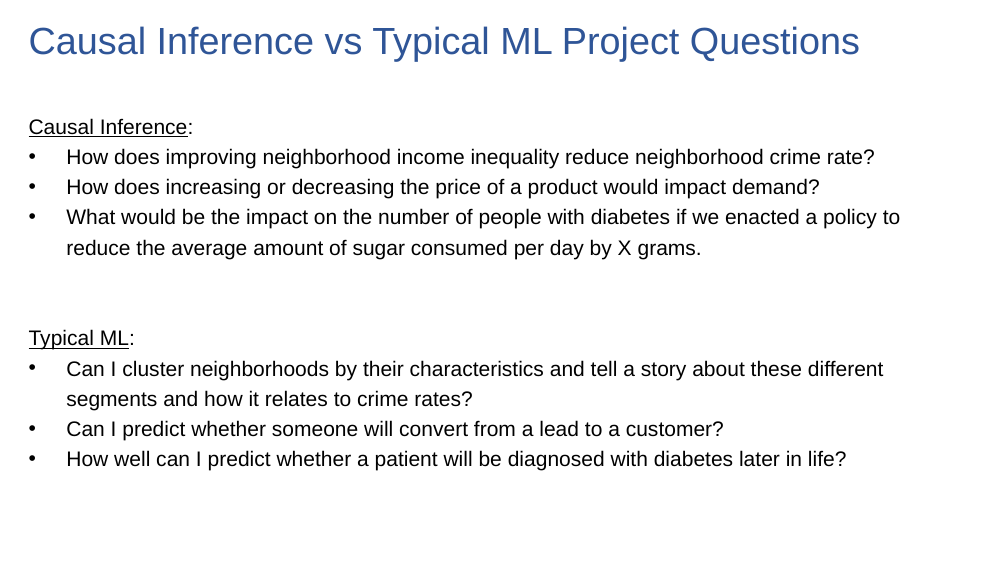
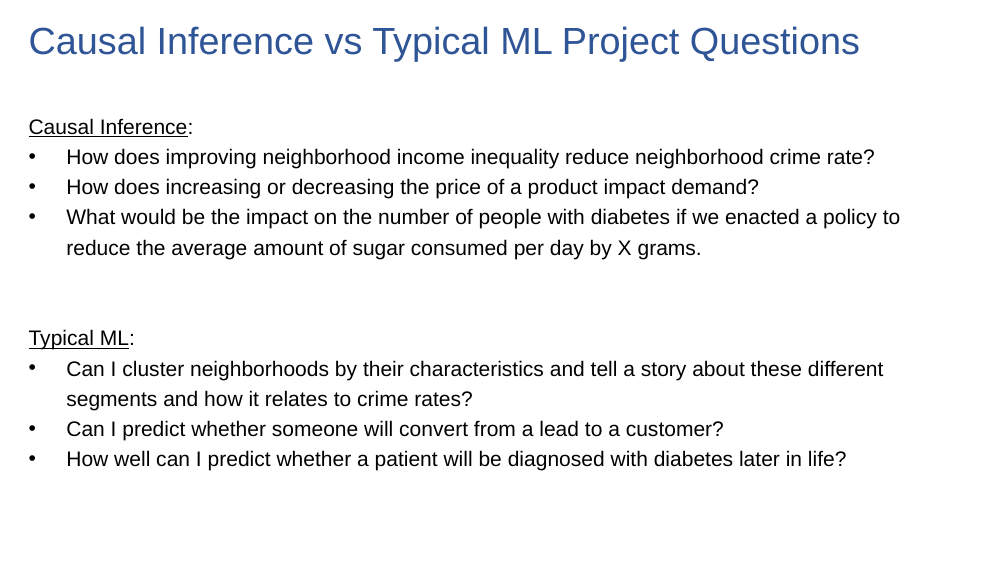
Before and after one commit to ronikobrosly/pydata_nyc_2022, a slide deck: slide 17 of slides/tutorial_slides.pptx. Drawn at 1008x567 pixels with LibreOffice and Linux fonts; fonts in the diff are those of the drawing. Boxes give left, top, right and bottom in pixels: in the first picture for what was removed or moved away, otherwise in the second. Text is boxed around its words. In the diff, an @@ line names an element or a change of style, - is before the commit and + after.

```diff
--- a/slides/tutorial_slides.pptx
+++ b/slides/tutorial_slides.pptx
@@ text at (66, 178, 759, 199): text changed @@
-• How does increasing or decreasing the price of a product would impact demand?
+• How does increasing or decreasing the price of a product impact demand?
```
Also in this commit, not shown: 3 other slides changed, 13 slides added, 4 slides removed, 6 other files.
